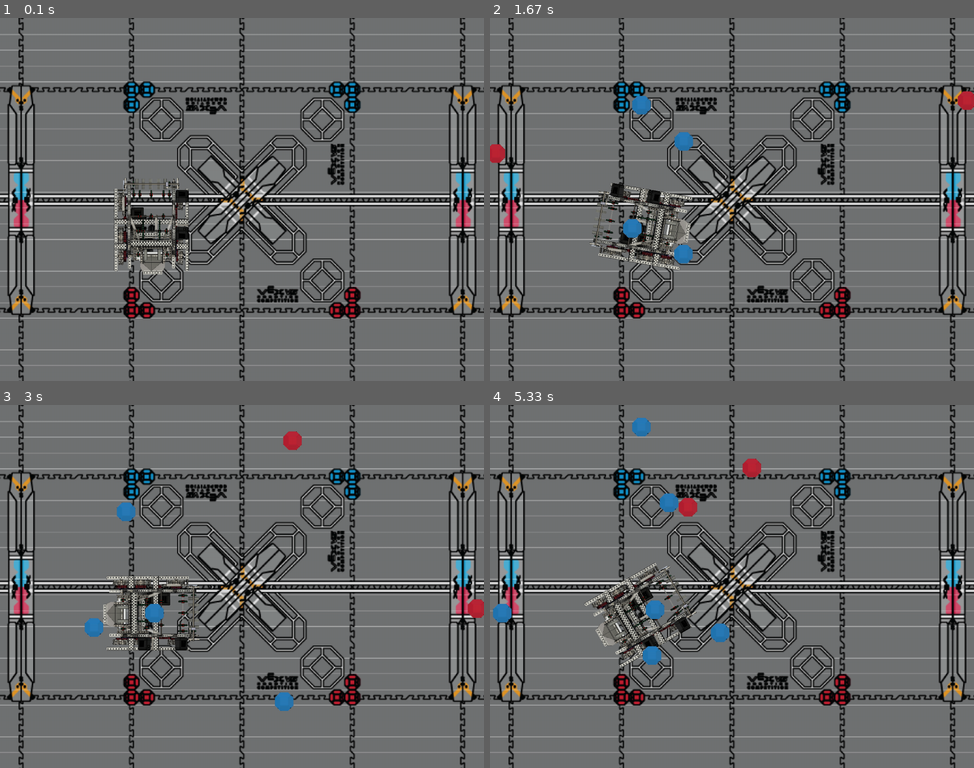
Above: before the commit, frames 1-4 (two rows, left to right).
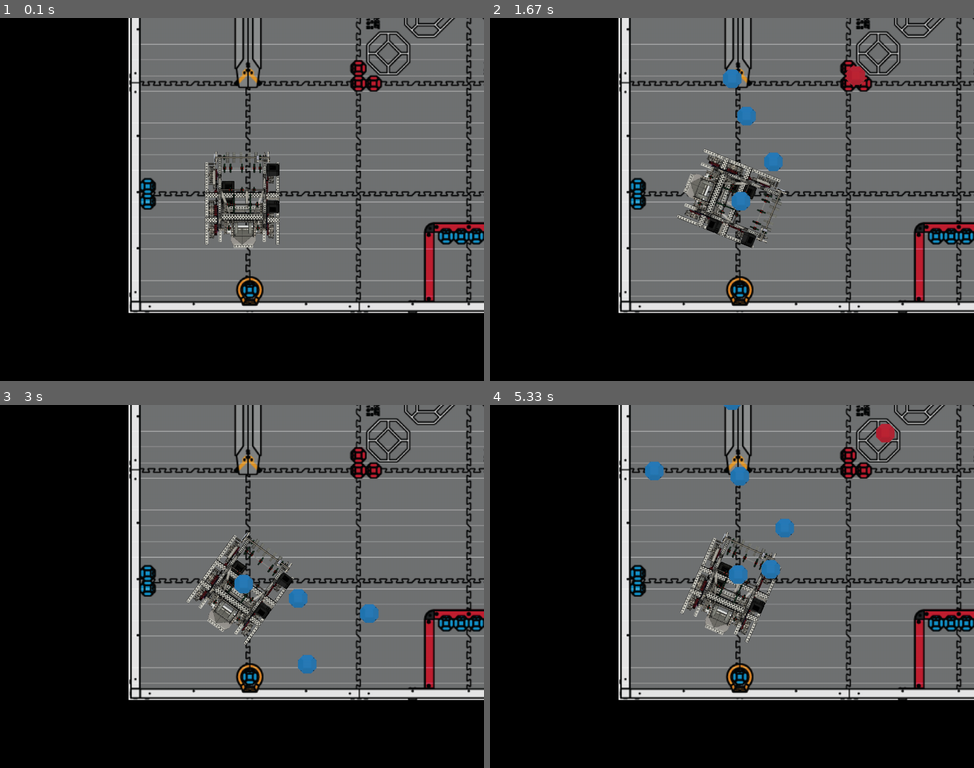
Above: after the commit, the same moments.

Repository: NixRobotics/pygame_pushback
Game: pygame game, started from main.py
The game is run twice, just before and just after one commit, with the same random seed, the same clock (stepped at 60 frames per second) and the same inputs.
Inputs:
- Up to frame 1 (0.1 s): no input
- Up to frame 2 (1.67 s): tap Space at 0.33, 0.73, 1.03, 1.23, 1.57 s; hold Right 0.67-1.13 s; hold Right 1.17-1.47 s; hold Right from 1.5 s (still down)
- Up to frame 3 (3 s): tap Space at 1.87, 2.07, 2.37, 2.63, 2.97 s; release Right at 1.97 s; hold Left 2-2.53 s; hold Left 2.57-2.87 s; hold Left from 2.9 s (still down)
- Up to frame 4 (5.33 s): tap Space at 3.27, 3.4, 3.8, 4.1, 4.47, 4.87, 5.17 s; release Left at 3.3 s; hold Left 3.33-3.7 s; hold Right 3.73-4.37 s; hold Right 4.4-4.77 s; hold Left 4.8-5.27 s; hold Right from 5.3 s (still down)

The runs differ from the first frame. In frame 1, 64% of the frame differs, in the area x 0-100%, y 0-100%; in frame 2, 65%; in frame 3, 64%; in frame 4, 65%.

Commit message:
added background scrolling with action fixed on robot
all motion is now field x/y, player acts as camera offset

Diff:
--- a/main.py
+++ b/main.py
@@ -14,6 +14,7 @@
 POOP_SIZE = 50
 CHARACTER_SIZE = 50
 ROBOT_SIZE = 200
+ROBOT_ASPECT =  1.277
 FLAGS = 0 | pygame.SCALED
 
 pygame.init()
@@ -32,14 +33,17 @@
 
 class Poop(pygame.sprite.Sprite):
     ''' Represents the poop projectiles fired by the player.'''
-    def __init__(self, x, y, angle):
+    def __init__(self, x, y, cam_x, cam_y, angle):
         super().__init__()
         self.image = pygame.image.load('assets/octo_blue.png').convert_alpha()
         self.image = pygame.transform.scale(self.image, (POOP_SIZE, POOP_SIZE))
-        self.rect = self.image.get_rect(center=(x, y))
+        self.x = x
+        self.y = y
+        # TODO: Use camera x/y, however we assume balls are fired from center of robot which is at center of screen ...
+        self.rect = self.image.get_rect(center=(SCREEN_WIDTH // 2 - POOP_SIZE // 2, SCREEN_HEIGHT // 2 - POOP_SIZE // 2))
         self.angle = angle
 
-    def update(self):
+    def update(self, cam_x, cam_y):
         '''This method is called by the event loop below, driven by the loop in main().
         This is called ever frame. Read the pyGame documentation for more details on a frame.
         TL;DR: A frame is one iteration of the game loop, which is typically 1/60th of a second.
@@ -47,13 +51,17 @@
         etc properties as needed.
         '''
         if self.rect is None: return
-        self.rect.y -= 4 * cos(radians(self.angle)) # Move upward
-        self.rect.x += 4 * sin(radians(self.angle)) # Move sideways
-
-        if self.rect.bottom < 0: self.kill() # Remove if off-screen
-        if self.rect.left > SCREEN_WIDTH: self.kill() # Remove if off-screen
-        if self.rect.right < 0: self.kill() # Remove if off-screen
-        if self.rect.top > SCREEN_HEIGHT: self.kill() # Remove if off-screen
+
+        self.x += 8 * sin(radians(self.angle)) # Move sideways
+        self.y += 8 * cos(radians(self.angle)) # Move upward
+
+        self.rect.x = (self.x - cam_x) // FIELD_TO_SCREEN_SCALE + SCREEN_WIDTH // 2 - POOP_SIZE // 2  # Move sideways
+        self.rect.y = -(self.y - cam_y) // FIELD_TO_SCREEN_SCALE + SCREEN_HEIGHT // 2 - POOP_SIZE // 2 # Move upward
+
+        if self.x < 0: self.kill() # Remove if off-screen
+        if self.x > FIELD_WIDTH: self.kill() # Remove if off-screen
+        if self.y < 0: self.kill() # Remove if off-screen
+        if self.y > FIELD_HEIGHT: self.kill() # Remove if off-screen
 
 class Player(pygame.sprite.Sprite):
     ''' Represents the player character, which is a cannon that can move left and right and fire poops.
@@ -66,35 +74,39 @@
     def __init__(self):
         super().__init__()
         self.original_image = pygame.image.load('assets/remy.png').convert_alpha()
-        self.original_image = pygame.transform.scale(self.original_image, (ROBOT_SIZE, int(ROBOT_SIZE * 1.277)))
+        self.original_image = pygame.transform.scale(self.original_image, (ROBOT_SIZE, int(ROBOT_SIZE * ROBOT_ASPECT)))
         self.angle = 0
-        self.x = 400
-        self.y = 550
+        self.x = 600
+        self.y = 600
         self.image = pygame.transform.rotate(self.original_image, -self.angle)
-        self.rect = self.image.get_rect(center=(self.x, self.y))
+        self.rect = self.image.get_rect(center=(SCREEN_WIDTH // 2, SCREEN_HEIGHT // 2))
         self.ticks = pygame.time.get_ticks()
 
     def update(self):
         if (self.rect is None): return
         keys = pygame.key.get_pressed()
-        if keys[pygame.K_LEFT]: self.angle -= 5
-        if keys[pygame.K_RIGHT]: self.angle += 5
+        if keys[pygame.K_LEFT]: self.angle -= 2
+        if keys[pygame.K_RIGHT]: self.angle += 2
         if keys[pygame.K_UP]:
-            self.y -= 5 * cos(radians(self.angle))
-            self.x += 5 * sin(radians(self.angle))
+            self.y += 10 * cos(radians(self.angle))
+            self.x += 10 * sin(radians(self.angle))
         if keys[pygame.K_DOWN]:
-            self.y += 5 * cos(radians(self.angle))
-            self.x -= 5 * sin(radians(self.angle))
+            self.y -= 10 * cos(radians(self.angle))
+            self.x -= 10 * sin(radians(self.angle))
+
+        if self.x < 300: self.x = 300
+        if self.x > FIELD_WIDTH - 300: self.x = FIELD_WIDTH - 300
+        if self.y < 300: self.y = 300
+        if self.y > FIELD_HEIGHT - 300: self.y = FIELD_HEIGHT - 300
 
         self.image = pygame.transform.rotate(self.original_image, -self.angle)
-        self.rect = self.image.get_rect(center=(self.x, self.y))
+        self.rect = self.image.get_rect(center=(SCREEN_WIDTH // 2, SCREEN_HEIGHT // 2))
 
         if keys[pygame.K_SPACE]:
             # Slow down bullet firing for more fun
             if pygame.time.get_ticks() - self.ticks > 5 * GAME_SPEED_TICKS:
                 self.ticks = pygame.time.get_ticks()
-                # Poop(self.rect.x + ROBOT_SIZE / 2, self.rect.y + (ROBOT_SIZE * 1.277) / 2, self.angle).add(poops)
-                Poop(self.x, self.y, self.angle).add(poops)
+                Poop(self.x, self.y, self.x, self.y, self.angle).add(poops)
 
     def hit(self):
         ''' This method is called by in the event loop when the player gets hit by an enemy.
@@ -114,17 +126,37 @@
     programming (OOP).  This pattern can also significantly simplify our code and make things much more
     intuitive.
     '''
-    def __init__(self, x, y):
+    def __init__(self, x, y, cam_x, cam_y, angle):
         super().__init__()
         self.image = pygame.image.load('assets/octo_red.png').convert_alpha()
         self.image = pygame.transform.scale(self.image, (CHARACTER_SIZE, CHARACTER_SIZE))
-        self.rect = self.image.get_rect(center=(x, y))
+
+        print(x, y, angle)
+
+        self.x = x
+        self.y = y
+        self.rect = self.image.get_rect(
+            center=(
+                (self.x - cam_x) // FIELD_TO_SCREEN_SCALE + SCREEN_WIDTH // 2 - CHARACTER_SIZE // 2,
+                -(self.y - cam_y) // FIELD_TO_SCREEN_SCALE + SCREEN_HEIGHT // 2 - CHARACTER_SIZE // 2)
+            )
+        self.angle = angle
+
         self.is_hit = False
 
-    def update(self):
+    def update(self, cam_x, cam_y):
         if self.rect is None: return
-        self.rect.y += 4 # Move downward
-        if self.rect.top > SCREEN_HEIGHT: self.kill() # Remove if off-screen
+
+        self.x += 10 * sin(radians(self.angle)) # Move sideways
+        self.y += 10 * cos(radians(self.angle)) # Move upward
+
+        self.rect.x = (self.x - cam_x) // FIELD_TO_SCREEN_SCALE + SCREEN_WIDTH // 2 - CHARACTER_SIZE // 2  # Move sideways
+        self.rect.y = -(self.y - cam_y) // FIELD_TO_SCREEN_SCALE + SCREEN_HEIGHT // 2 - CHARACTER_SIZE // 2 # Move upward
+
+        if self.x < 0: self.kill() # Remove if off-screen
+        if self.x > FIELD_WIDTH: self.kill() # Remove if off-screen
+        if self.y < 0: self.kill() # Remove if off-screen
+        if self.y > FIELD_HEIGHT: self.kill() # Remove if off-screen
 
     def hit(self):
         sound = pygame.mixer.Sound('assets/ough-hit.ogg')
@@ -155,7 +187,7 @@
         # The enimies can also be added in its own thread and loop. Feel free to try that!
         if random.random() >= 0.99:
             # Spawn an enemy at a random x position at the top (y=50) of the screen.
-            k = Enemy(SCREEN_WIDTH * random.random(), 50)
+            k = Enemy(1800, 1800, player.x, player.y, 45 + 90 * int(4 * random.random()))
             enemies.add(k)
 
         # Check to see if anyone dies
@@ -169,23 +201,25 @@
         # example of how OOP can help us write clean and intuitive code.
         for player in player_hits.keys():
             player.hit()
+        # TODO: Hits are processed on full bounding rect which is conservative
         enemy_hits = pygame.sprite.groupcollide(enemies, poops, True, True)
         for enemy in enemy_hits.keys():
             enemy.hit()
 
         # Update
         players.update()
-        poops.update()
-        enemies.update()
+        poops.update(player.x, player.y)
+        enemies.update(player.x, player.y)
 
         # In each iteration the whole screen is redrawn, including the background and all
         # Sprites on the screen. This is similar to how a movie works, where each frame is
         # a still image, and when you play the movie, it shows the frames in quick succession
         # to create the illusion of motion.
-        position = (1800, 1800)
+        position = (player.x, player.y)
         field_top_left = (
             position[0] // FIELD_TO_SCREEN_SCALE - SCREEN_WIDTH // 2,
             BACKGROUND_HEIGHT - position[1] // FIELD_TO_SCREEN_SCALE - SCREEN_HEIGHT // 2)
+        screen.fill((0, 0, 0)) # Clear the screen with white before drawing the new frame
         screen.blit(background_image, (0, 0), (field_top_left[0], field_top_left[1], SCREEN_WIDTH, SCREEN_HEIGHT))
         # screen.blit(background_image, (0, 0))
         players.draw(screen)
@@ -194,6 +228,7 @@
         pygame.display.flip()
         clock.tick(GAME_SPEED_TICKS)
         await asyncio.sleep(0)  # Yields control to the browser if playing inside a browser.
+
     pygame.quit()
 
 # Entry point
